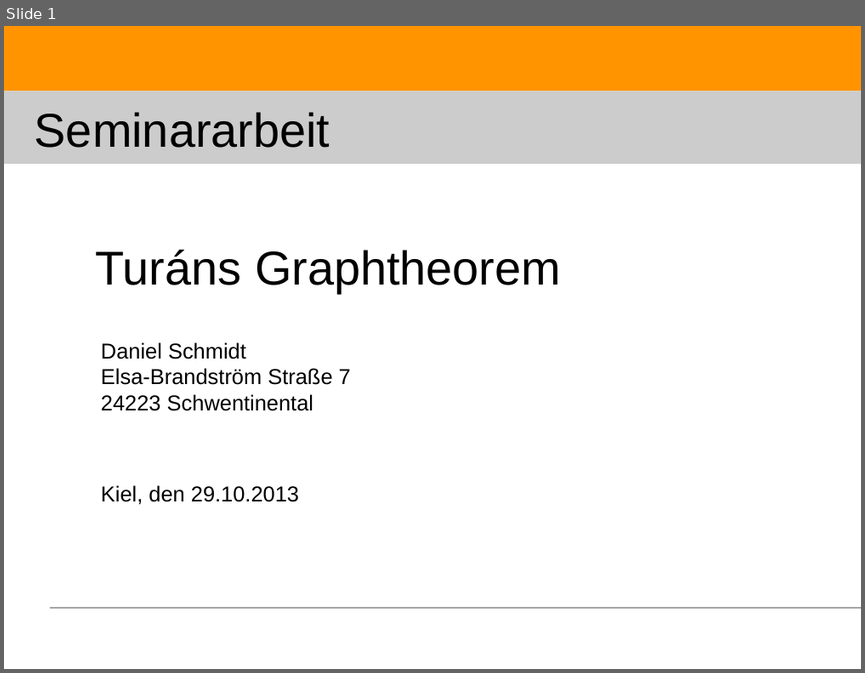
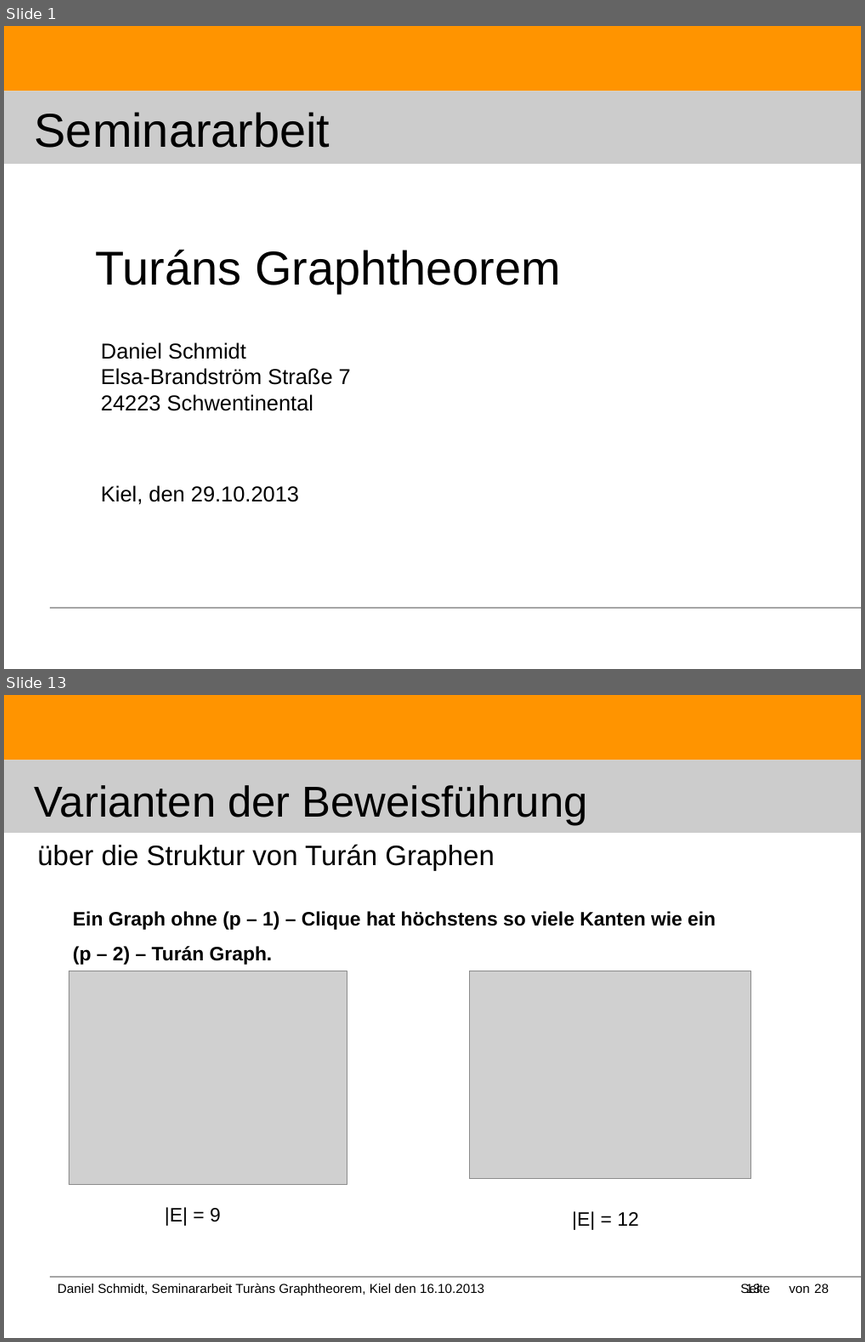
Before and after one commit to DanielMSchmidt/kombinatorik, a slide deck: Kombinatorik.odp. Shown one above the other, each under a label of ours: slide 1 before the commit, slides 1 and 13 after it; the slides between them are not shown. The pictures are 865x673 and 865x1342 pixels, drawn with LibreOffice and Linux fonts; fonts in the diff are those of the drawing; grey boxes stand for pictures. Boxes give left, top, right and bottom in pixels: in the first picture for what was removed or moved away, otherwise in the second. Text is boxed around its words. In the diff, an @@ line names an element or a change of style, - is before the commit and + after.

```diff
--- a/Kombinatorik.odp
+++ b/Kombinatorik.odp
@@ slide 13 added at [4, 695, 861, 1338], background #FFFFFF; not listed: 3 template elements that a slide beside it also shows @@
@@ title added at [35, 785, 588, 825], 40 pt, text #000000 @@
+Varianten der Beweisführung
@@ title added at [37, 844, 494, 871], 26 pt, text #000000 @@
+über die Struktur von Turán Graphen
@@ text added at [73, 911, 715, 964], 18 pt, text #000000, bold @@
+Ein Graph ohne (p – 1) – Clique hat höchstens so viele Kanten wie ein (p – 2) – Turán Graph.
@@ picture added at [69, 970, 347, 1185] @@
@@ picture added at [469, 970, 750, 1179] @@
@@ text added at [165, 1207, 221, 1225], 18 pt, text #000000 @@
+|E| = 9
@@ text added at [572, 1211, 638, 1230], 18 pt, text #000000 @@
+|E| = 12
@@ text added at [58, 1282, 484, 1295], 12 pt, text #000000 @@
+Daniel Schmidt, Seminararbeit Turàns Graphtheorem, Kiel den 16.10.2013
@@ text added at [740, 1283, 770, 1293], 12 pt, text #000000 @@
+Seite
@@ page number added at [746, 1283, 760, 1293], 12 pt, text #000000 @@
+13
@@ text added at [789, 1285, 810, 1293], 12 pt, text #000000 @@
+von
@@ text added at [814, 1283, 828, 1293], 12 pt, text #000000 @@
+28
```
Also in this commit, not shown: 20 slides changed, 6 other slides added, 14 other files.
